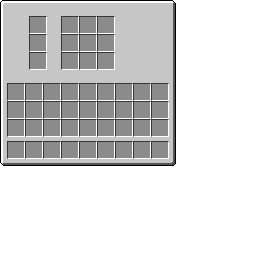
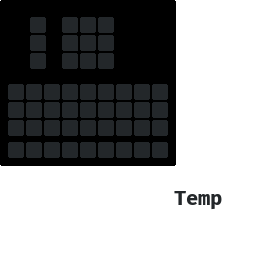
Two versions of the same layered image (256 × 256). Layer-by-layer changes:
removed layer "Pasted Layer #1" over (29, 16, 47, 70)
added layer "Temp" above "UltraDark Test" over (174, 191, 222, 210)
added layer "UltraDark Test" above "Dark" over (0, 0, 176, 166)
renamed "dispenser.png" to "Original", hid it over (0, 0, 176, 166)
